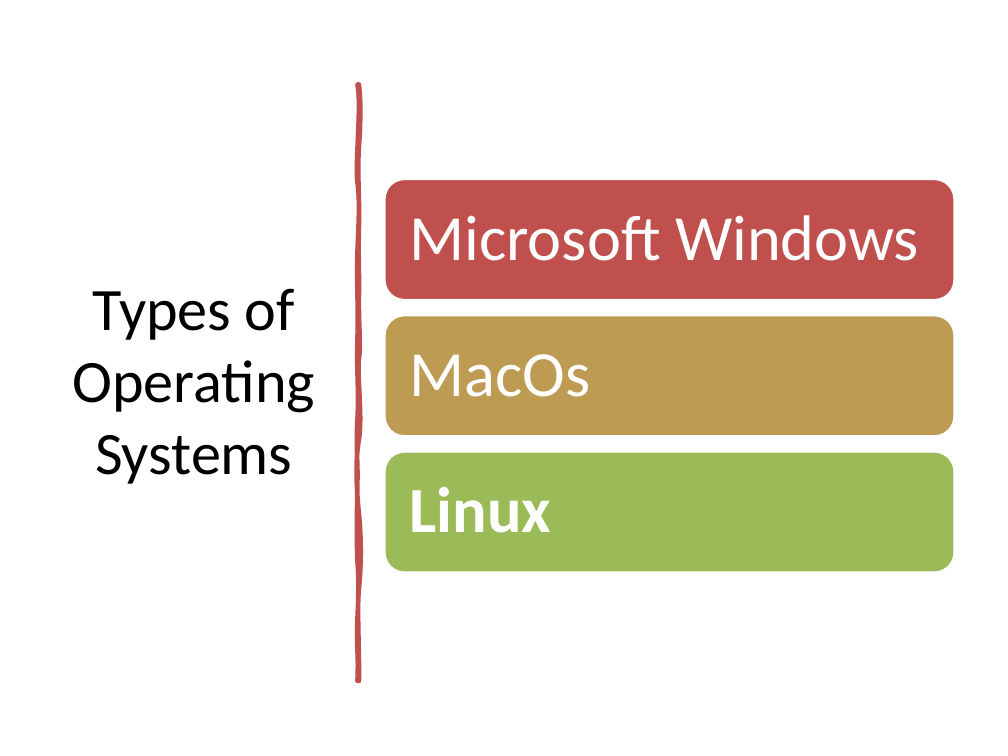
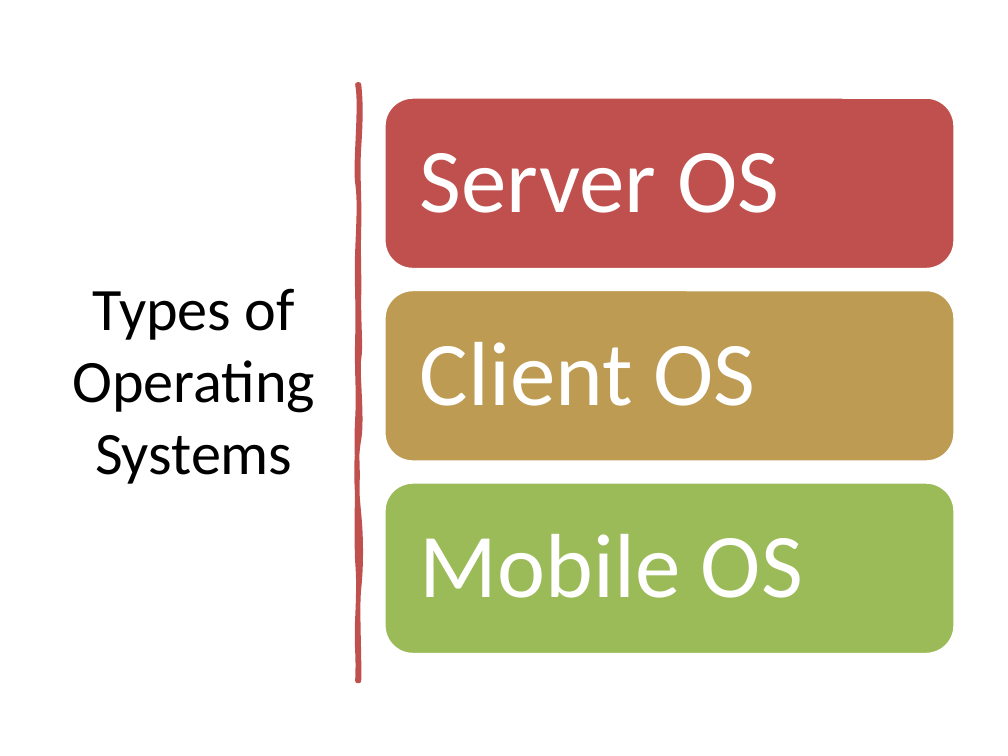
Before and after one commit to psuuc-jbgarcia/Object-Oriented-Programming-Lesson, a slide deck: slide 6 of Platform Technologies/Pre Lim/Week 1/Lecture/Chapter1_Introduction_to_OS.pptx. Drawn at 1008x756 pixels with LibreOffice and Linux fonts; fonts in the diff are those of the drawing. Boxes give left, top, right and bottom in pixels: in the first picture for what was removed or moved away, otherwise in the second. Text is boxed around its words. In the diff, an @@ line names an element or a change of style, - is before the commit and + after.

```diff
--- a/Platform Technologies/Pre Lim/Week 1/Lecture/Chapter1_Introduction_to_OS.pptx
+++ b/Platform Technologies/Pre Lim/Week 1/Lecture/Chapter1_Introduction_to_OS.pptx
@@ rounded rectangle resized from (x1=384, y1=178, x2=955, y2=300) to (x1=384, y1=98, x2=955, y2=269) @@
@@ text added at (x1=420, y1=153, x2=779, y2=213), 65 pt, text #FFFFFF @@
+Server OS
@@ text removed at (x1=410, y1=215, x2=919, y2=261) @@
-Microsoft Windows
@@ rounded rectangle resized from (x1=384, y1=314, x2=955, y2=436) to (x1=384, y1=290, x2=955, y2=462) @@
@@ text removed at (x1=410, y1=354, x2=591, y2=397) @@
-MacOs
@@ text added at (x1=420, y1=342, x2=755, y2=406), 65 pt, text #FFFFFF @@
+Client OS
@@ rounded rectangle resized from (x1=384, y1=452, x2=955, y2=574) to (x1=384, y1=483, x2=955, y2=654) @@
@@ text removed at (x1=410, y1=487, x2=552, y2=533) @@
-Linux
@@ text added at (x1=420, y1=534, x2=803, y2=598), 65 pt, text #FFFFFF @@
+Mobile OS
```
Also in this commit, not shown: 7 slides added, 6 slides removed, 2 other files.
